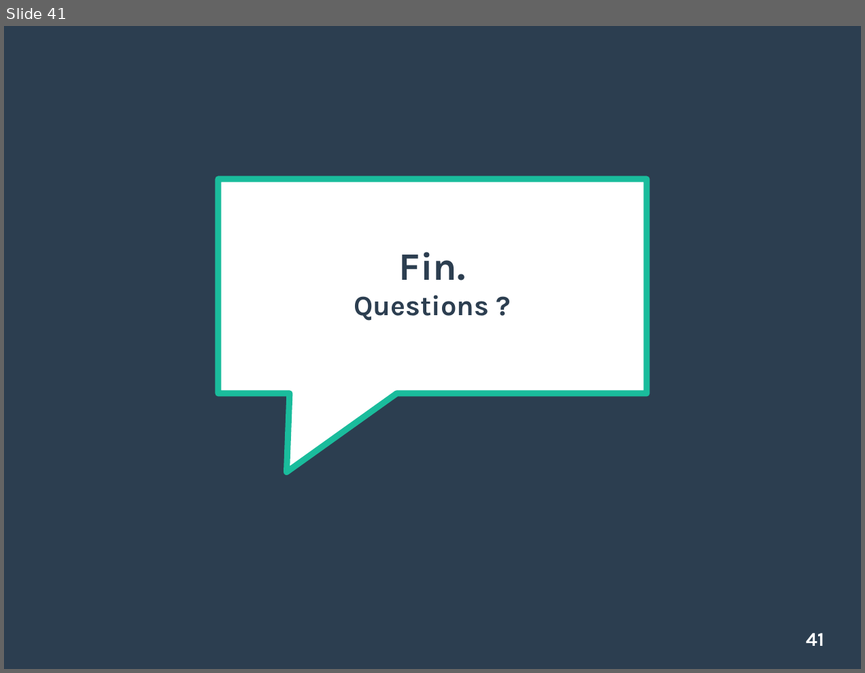
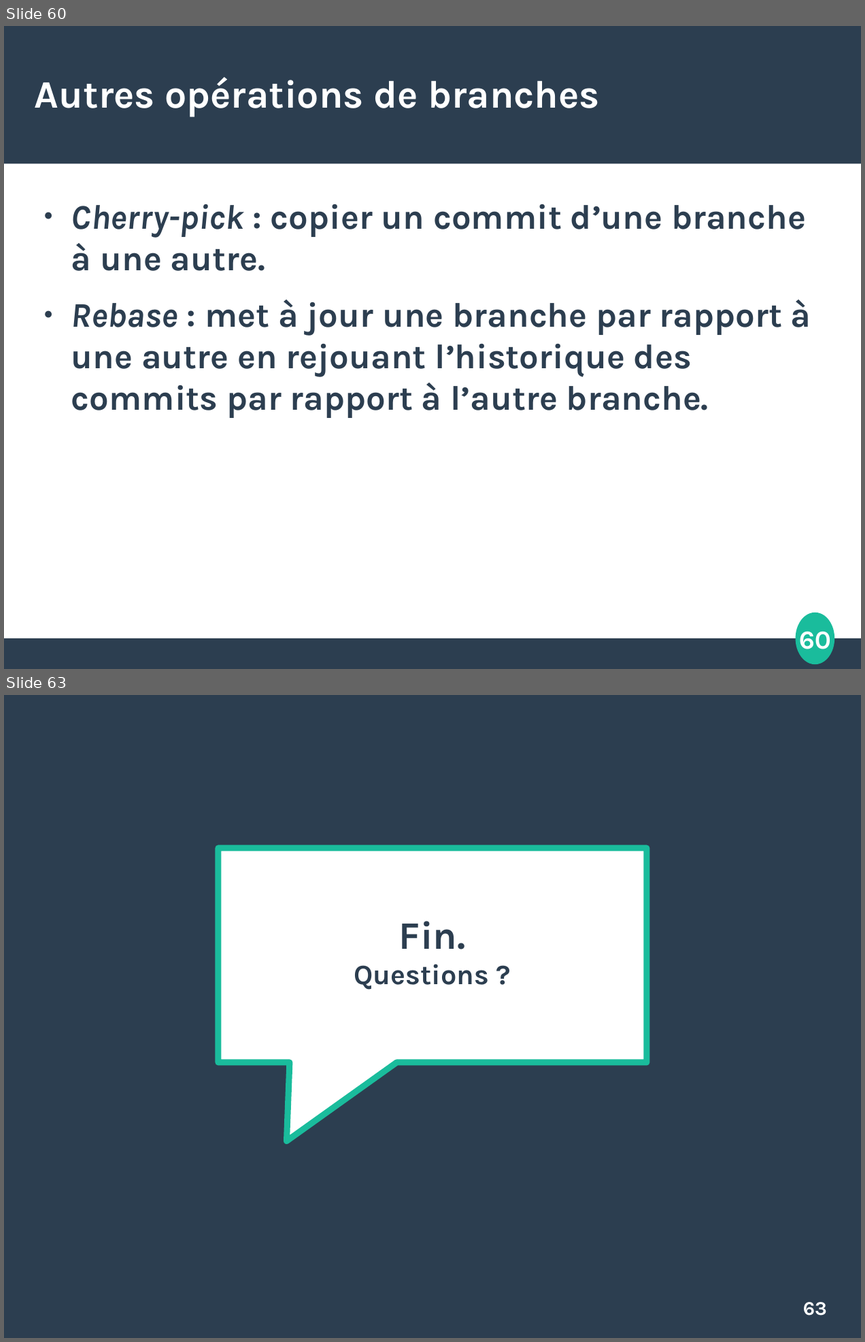
Before and after one commit to etdube/formation_git, a slide deck: Présentation git.odp. Shown one above the other, each under a label of ours: slide 41 before the commit, slides 60 and 63 after it; the slides between them are not shown. The pictures are 865x673 and 865x1342 pixels, drawn with LibreOffice and Linux fonts; fonts in the diff are those of the drawing. Boxes give left, top, right and bottom in pixels: in the first picture for what was removed or moved away, otherwise in the second. Text is boxed around its words. In the diff, an @@ line names an element or a change of style, - is before the commit and + after.

Commit message:
Section branches distantes

```diff
--- a/Présentation git.odp
+++ b/Présentation git.odp
@@ slide 60 added at [4, 26, 861, 669], background #FFFFFF @@
@@ rectangle added at [4, 26, 861, 163], fill #2C3E50 @@
@@ title added at [35, 77, 600, 116], 36 pt, text #FFFFFF, bold @@
+Autres opérations de branches
@@ text added at [71, 204, 811, 418], 32 pt, text #2C3E50, bold @@
+● Cherry-pick : copier un commit d’une branche à une autre.
+● Rebase : met à jour une branche par rapport à une autre en rejouant l’historique des commits par rapport à l’autre branche.
@@ ellipse added at [796, 613, 834, 665], fill #1ABC9C, outline #1ABC9C 0.85 pt @@
@@ page number added at [799, 631, 831, 655], 24 pt, text #FFFFFF, bold @@
+60
@@ rectangle added at [4, 638, 861, 668], fill #2C3E50 @@
@@ what was slide 41 is now slide 63 @@
@@ page number at [803, 1302, 827, 1315]: text changed @@
-41
+63
```
Also in this commit, not shown: 1 slide changed, 21 other slides added.
